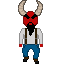
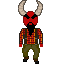
Before/after of a 64 × 64 layered artwork. What changed in the layer stack:
removed layer "Layer 2" over (x1=19, y1=23, x2=43, y2=59)
painted on "Layer 4" over (x1=19, y1=23, x2=43, y2=59)
